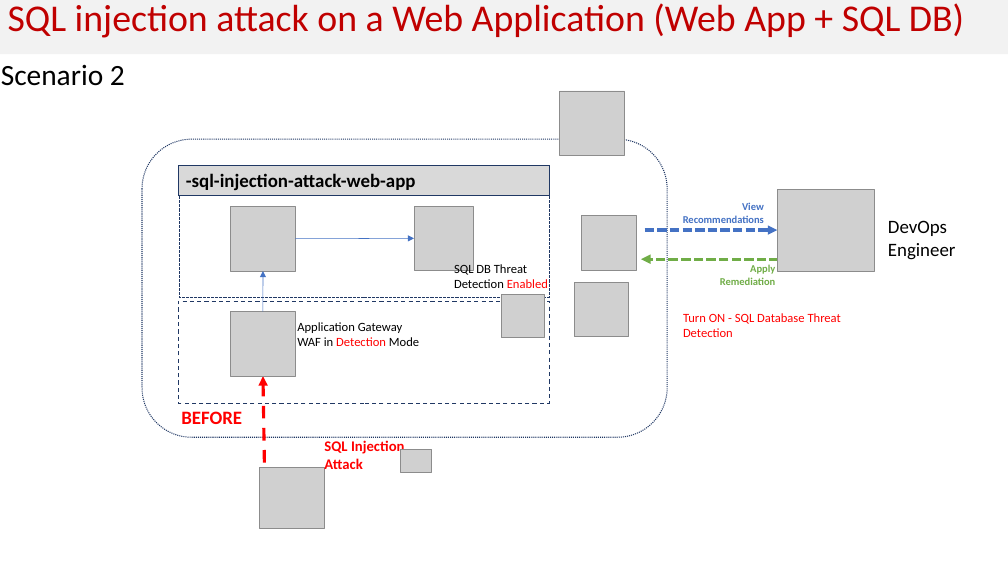
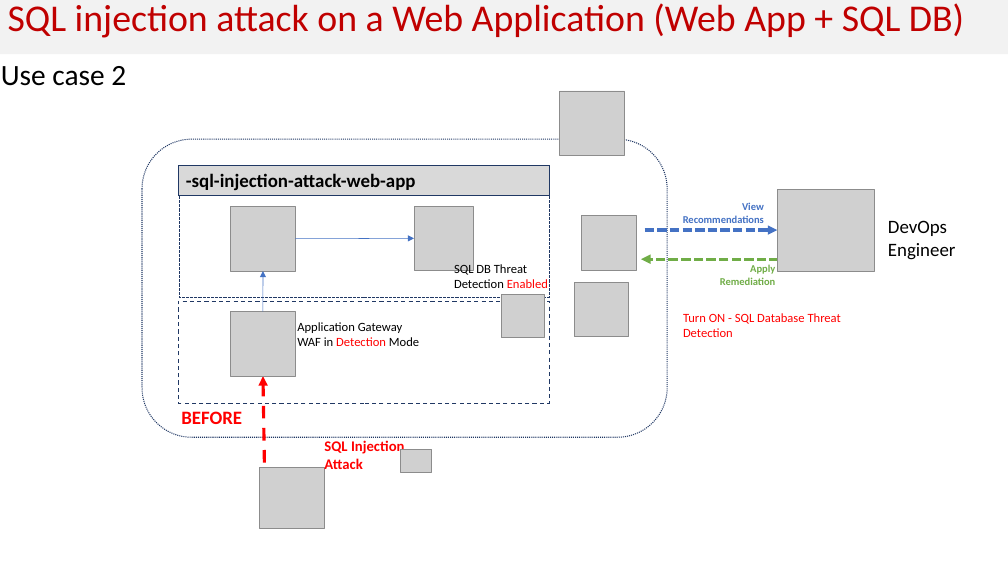
Before and after one commit to Cloudneeti/azure-security-scenarios, a slide deck: slide 11 of scenarios/Azure Security - Proof of concepts.pptx. Drawn at 1008x567 pixels with LibreOffice and Linux fonts; fonts in the diff are those of the drawing; grey boxes stand for pictures. Boxes give left, top, right and bottom in pixels: in the first picture for what was removed or moved away, otherwise in the second. Text is boxed around its words. In the diff, an @@ line names an element or a change of style, - is before the commit and + after.

```diff
--- a/scenarios/Azure Security - Proof of concepts.pptx
+++ b/scenarios/Azure Security - Proof of concepts.pptx
@@ text at box(1, 66, 126, 86): text changed @@
-Scenario 2
+Use case 2
```
Also in this commit, not shown: 4 other slides changed.
